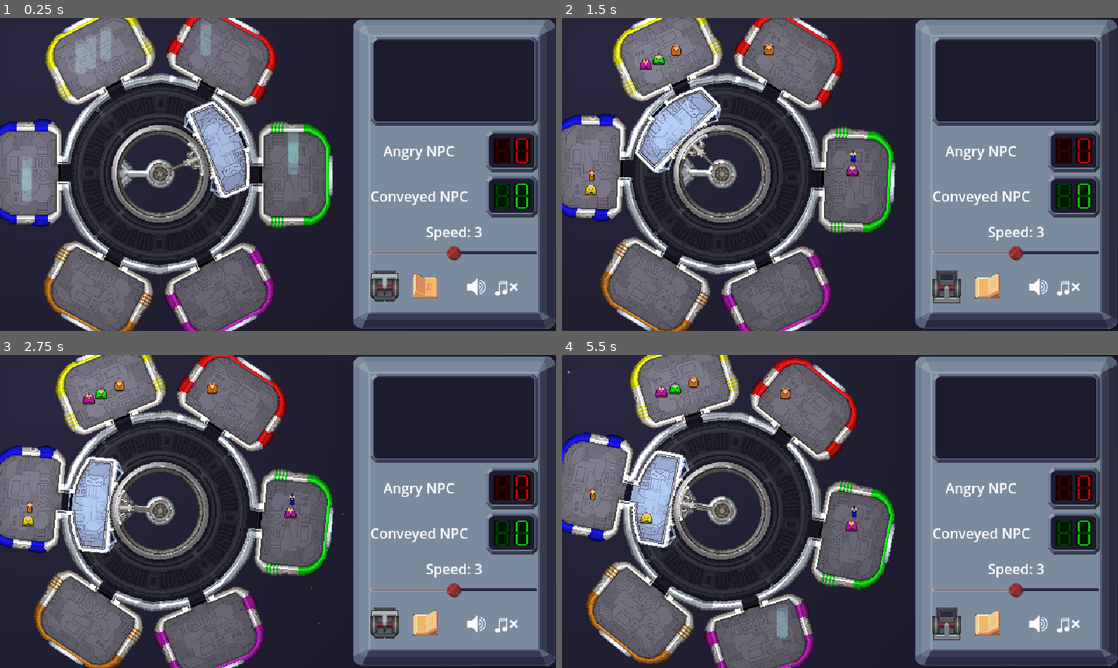
Above: before the commit, frames 1-4 (two rows, left to right).
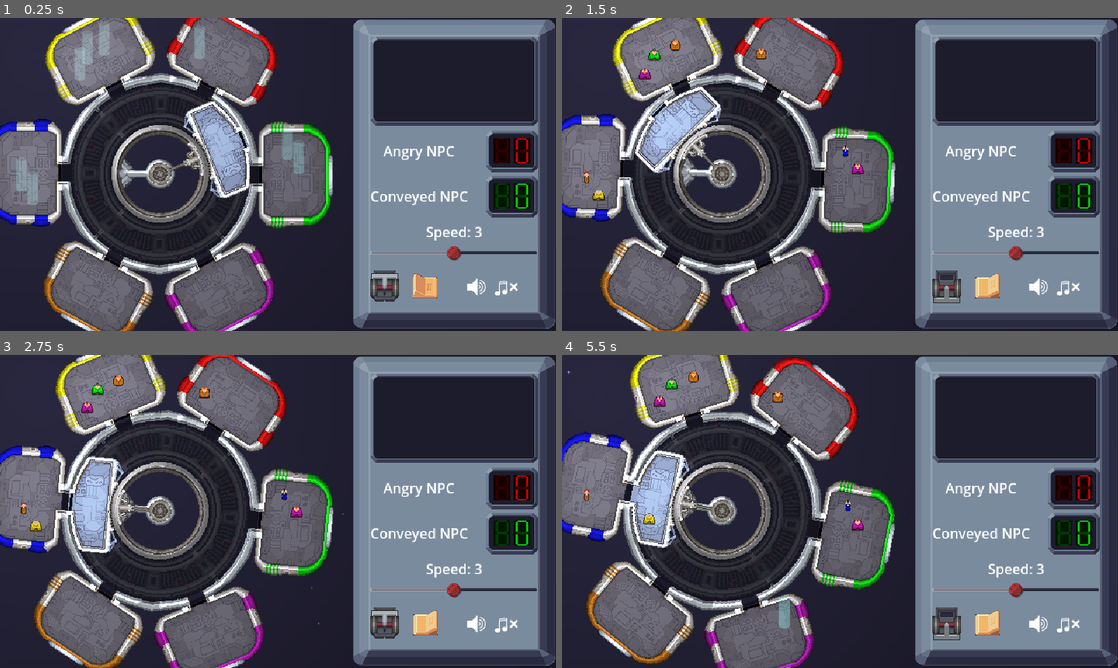
Above: after the commit, the same moments.

Repository: tehelka-gamedev/gmtk-2025
Game: Godot game, scene res://main.tscn
The game is run twice, just before and just after one commit, with the same random seed, the same clock (stepped at 60 frames per second) and the same inputs. The engine's default icon, where the game draws it, is replaced by a stand-in: a white triangle on a blue panel in a dark square. Sound files missing from this copy of the repository are replaced by a short silence.
Inputs (mouse positions are in pixels of both pictures, inside the frame that each line leads up to):
- Up to frame 1 (0.25 s): no input
- Up to frame 2 (1.5 s): click (945, 287) at 0.5 s; click (984, 287) at 1.25 s
- Up to frame 3 (2.75 s): click (383, 624) at 2 s
- Up to frame 4 (5.5 s): click (984, 624) at 2.75 s; click (945, 624) at 3.5 s; click (984, 624) at 4.25 s; hold Q (accept_npc_entering) from 5.03 s (still down)

The runs differ from the first frame. In frame 1, 1.1% of the frame differs, in the area x 2-55%, y 1-60%; in frame 2, 0.8%; in frame 3, 0.8%; in frame 4, 0.9%.

Commit message:
Add broken room mask and move slots

Diff:
--- a/godot/objects/elevator.tscn
+++ b/godot/objects/elevator.tscn
@@ -43,27 +43,27 @@
 metadata/_edit_lock_ = true
 
 [node name="ElevatorSlot1" type="Marker2D" parent="Pivot/InnerPivot/SlotManager"]
-position = Vector2(-3, -40)
+position = Vector2(-7, -40)
 script = ExtResource("4_h6q4t")
 
 [node name="ElevatorSlot2" type="Marker2D" parent="Pivot/InnerPivot/SlotManager"]
-position = Vector2(-3, -24)
+position = Vector2(0, -24)
 script = ExtResource("4_h6q4t")
 
 [node name="ElevatorSlot3" type="Marker2D" parent="Pivot/InnerPivot/SlotManager"]
-position = Vector2(-3, -8)
+position = Vector2(7, -8)
 script = ExtResource("4_h6q4t")
 
 [node name="ElevatorSlot4" type="Marker2D" parent="Pivot/InnerPivot/SlotManager"]
-position = Vector2(-3, 8)
+position = Vector2(7, 8)
 script = ExtResource("4_h6q4t")
 
 [node name="ElevatorSlot5" type="Marker2D" parent="Pivot/InnerPivot/SlotManager"]
-position = Vector2(-3, 24)
+position = Vector2(0, 24)
 script = ExtResource("4_h6q4t")
 
 [node name="ElevatorSlot6" type="Marker2D" parent="Pivot/InnerPivot/SlotManager"]
-position = Vector2(-3, 40)
+position = Vector2(-7, 40)
 script = ExtResource("4_h6q4t")
 
 [node name="ElevatorSlot7" type="Marker2D" parent="Pivot/InnerPivot/SlotManager"]
--- a/godot/objects/npc/npc.gd
+++ b/godot/objects/npc/npc.gd
@@ -47,7 +47,7 @@
 func _on_mood_state_changed(_old_mood_state: MoodGauge.MoodState, new_mood_state: MoodGauge.MoodState) -> void:
     var emoji: EmojiMood = emoji_scene.instantiate()
     emoji_position.add_child(emoji)
-    emoji.z_index = 1000
+    emoji.z_index = 2
 
     var briefly: bool = new_mood_state != MoodGauge.MoodState.ANGRY and new_mood_state != MoodGauge.MoodState.IMPATIENT
     emoji.set_mood(new_mood_state, briefly)
@@ -86,7 +86,7 @@
     repairing = true
     var emoji: EmojiMood = emoji_scene.instantiate()
     emoji_position.add_child(emoji)
-    emoji.z_index = 1000
+    emoji.z_index = 2
 
     var briefly: bool = true
     emoji.set_mood(MoodGauge.MoodState.IMPATIENT, briefly)
--- a/godot/objects/room.gd
+++ b/godot/objects/room.gd
@@ -29,12 +29,17 @@
 @onready var _door: Sprite2D = $Door
 @onready var pivot: Node2D = $Pivot
 @onready var _decal: Sprite2D = $Pivot/Decal
+@onready var _broken_room_mask: Sprite2D = $Pivot/BrokenRoomMask
 
 
 # people exit management
 var next_people_leaving_idx: int = 0
 var waiting_npc: NPC = null
 var door_broken: bool = false
+
+
+func _ready() -> void:
+    _broken_room_mask.hide()
 
 
 func cycle_next_people_leaving_idx() -> void:
@@ -139,6 +144,6 @@
 func set_broken_to(value: bool) -> void:
     door_broken = value
     if door_broken:
-        modulate = Color.SLATE_GRAY
+        _broken_room_mask.show()
     else:
-        modulate = Color.WHITE
+        _broken_room_mask.hide()
--- a/godot/objects/room.tscn
+++ b/godot/objects/room.tscn
@@ -19,7 +19,7 @@
 metadata/_edit_group_ = true
 
 [node name="NPCSpawn" type="Marker2D" parent="."]
-position = Vector2(0, -169)
+position = Vector2(0, -177)
 
 [node name="Pivot" type="Node2D" parent="."]
 position = Vector2(0, -156)
@@ -34,6 +34,12 @@
 region_enabled = true
 region_rect = Rect2(0, 0, 124, 86)
 
+[node name="BrokenRoomMask" type="Sprite2D" parent="Pivot"]
+modulate = Color(0.184314, 0.184314, 0.184314, 0.741176)
+light_mask = 0
+z_index = 10
+texture = ExtResource("2_c0xyw")
+
 [node name="StaticBody2D" type="StaticBody2D" parent="Pivot"]
 position = Vector2(0, 40)
 
@@ -46,19 +52,19 @@
 script = ExtResource("3_lvljb")
 
 [node name="Marker2D" type="Marker2D" parent="SlotManager"]
-position = Vector2(-27, 6)
+position = Vector2(-32, 15)
 script = ExtResource("4_4d8i4")
 
 [node name="Marker2D2" type="Marker2D" parent="SlotManager"]
-position = Vector2(-11, 6)
+position = Vector2(-13, 0)
 script = ExtResource("4_4d8i4")
 
 [node name="Marker2D3" type="Marker2D" parent="SlotManager"]
-position = Vector2(11, 6)
+position = Vector2(13, 0)
 script = ExtResource("4_4d8i4")
 
 [node name="Marker2D4" type="Marker2D" parent="SlotManager"]
-position = Vector2(27, 6)
+position = Vector2(32, 15)
 script = ExtResource("4_4d8i4")
 
 [node name="Marker2D5" type="Marker2D" parent="SlotManager"]
